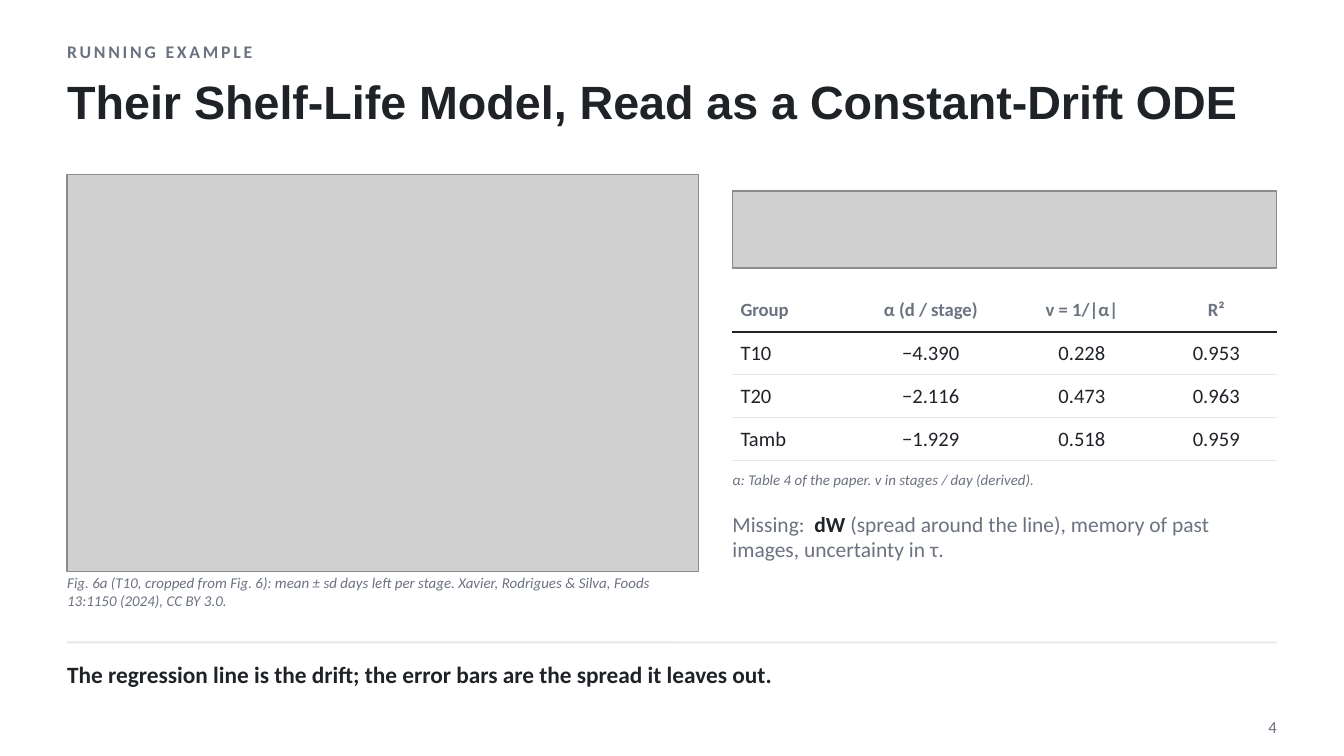
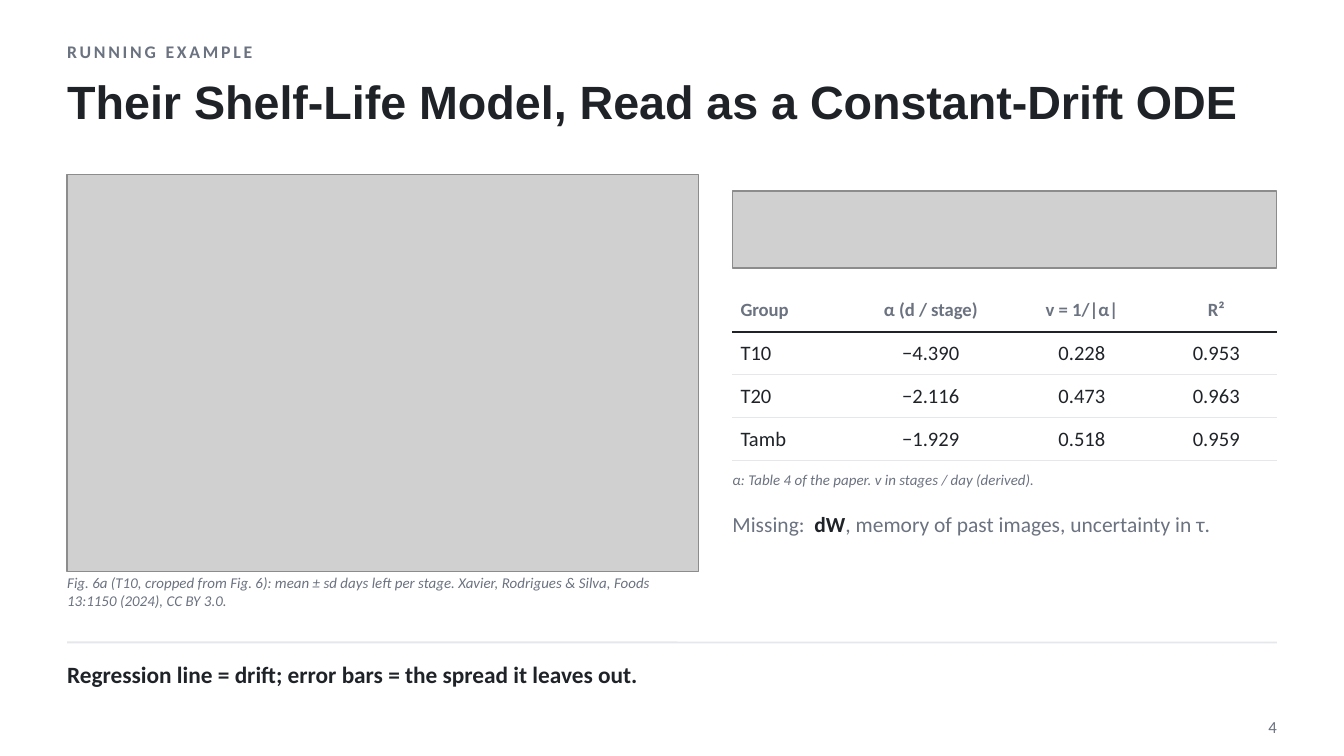
Before and after one commit to nishadw/neural-sde, a slide deck: slide 4 of lecture/neural_sde_lecture.pptx. Drawn at 1344x756 pixels with LibreOffice and Linux fonts; fonts in the diff are those of the drawing; grey boxes stand for pictures. Boxes give left, top, right and bottom in pixels: in the first picture for what was removed or moved away, otherwise in the second. Text is boxed around its words. In the diff, an @@ line names an element or a change of style, - is before the commit and + after.

```diff
--- a/lecture/neural_sde_lecture.pptx
+++ b/lecture/neural_sde_lecture.pptx
@@ text at [732,517,1210,536]: text changed @@
-Missing: dW (spread around the line), memory of past images, uncertainty in τ.
+Missing: dW, memory of past images, uncertainty in τ.
@@ text at [67,666,637,687]: text changed @@
-The regression line is the drift; the error bars are the spread it leaves out.
+Regression line = drift; error bars = the spread it leaves out.
```
Also in this commit, not shown: 13 other slides changed, 1 slide added, 9 other files.
